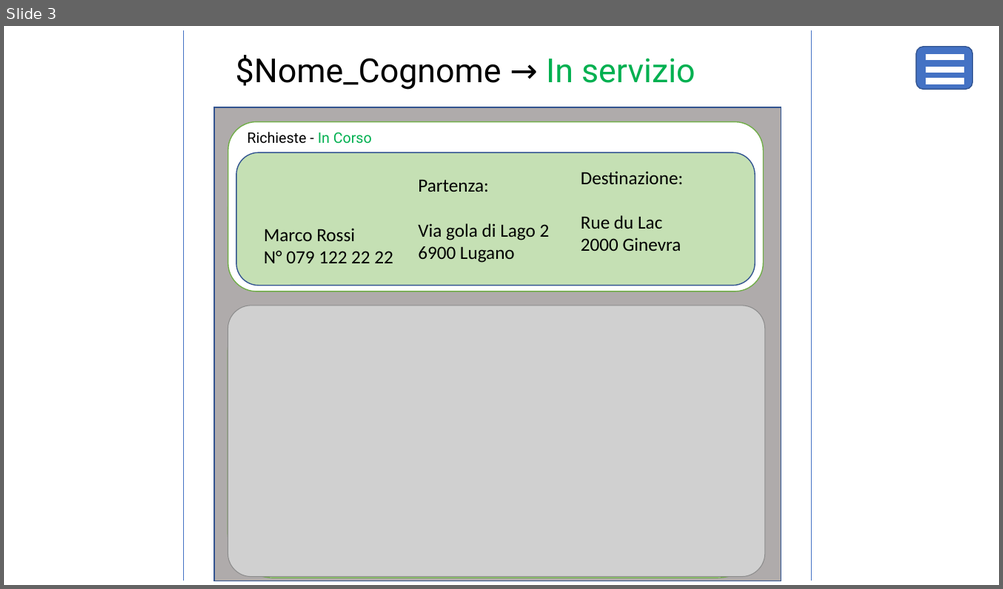
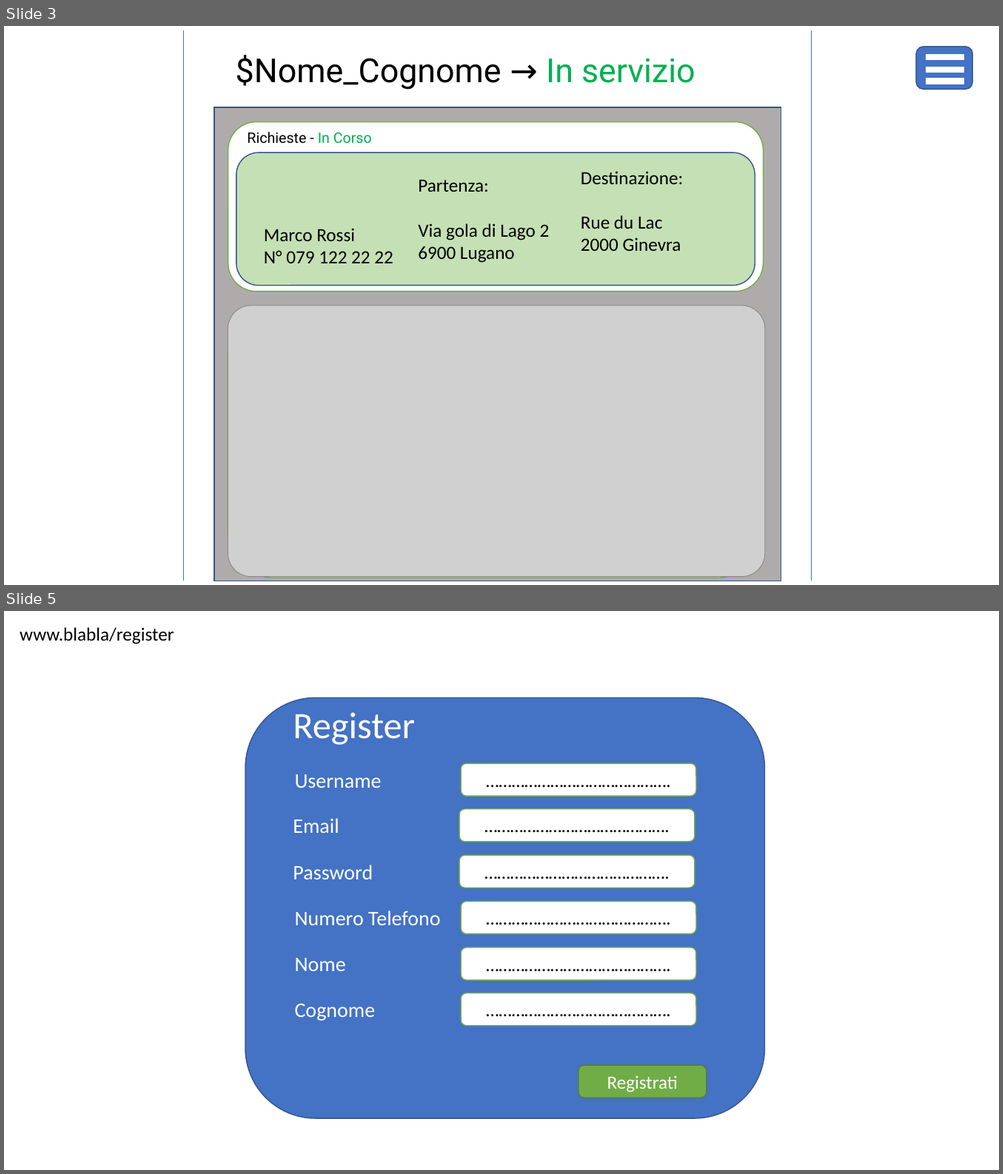
Before and after one commit to giada-pintos/progetto_m306, a slide deck: Mockup Taxi App.pptx. Shown one above the other, each under a label of ours: slide 3 before the commit, slides 3 and 5 after it; the slides between them are not shown. The pictures are 1003x589 and 1003x1174 pixels, drawn with LibreOffice and Linux fonts; fonts in the diff are those of the drawing; grey boxes stand for pictures. Boxes give left, top, right and bottom in pixels: in the first picture for what was removed or moved away, otherwise in the second. Text is boxed around its words. In the diff, an @@ line names an element or a change of style, - is before the commit and + after.

```diff
--- a/Mockup Taxi App.pptx
+++ b/Mockup Taxi App.pptx
@@ slide 5 added at bbox=[4, 611, 999, 1170], background #FFFFFF @@
@@ text added at bbox=[20, 627, 173, 644], 18 pt, text #000000 @@
+www.blabla/register
@@ rounded rectangle added at bbox=[245, 698, 764, 1119], fill #4472C4, outline #325491 1 pt @@
@@ text added at bbox=[293, 712, 415, 745], 36 pt, text #FFFFFF @@
+Register
@@ rounded rectangle added at bbox=[461, 763, 696, 796], fill #FFFFFF, outline #70AD47 1 pt, 18 pt, text #000000 @@
+…………………………………….
@@ text added at bbox=[295, 775, 381, 788], 20 pt, text #FFFFFF @@
+Username
@@ rounded rectangle added at bbox=[459, 809, 694, 843], fill #FFFFFF, outline #70AD47 1 pt, 18 pt, text #000000 @@
+…………………………………….
@@ text added at bbox=[293, 818, 338, 833], 20 pt, text #FFFFFF @@
+Email
@@ text added at bbox=[293, 865, 373, 880], 20 pt, text #FFFFFF @@
+Password
@@ rounded rectangle added at bbox=[459, 856, 694, 889], fill #FFFFFF, outline #70AD47 1 pt, 18 pt, text #000000 @@
+…………………………………….
@@ text added at bbox=[295, 911, 441, 925], 20 pt, text #FFFFFF @@
+Numero Telefono
@@ rounded rectangle added at bbox=[461, 901, 696, 934], fill #FFFFFF, outline #70AD47 1 pt, 18 pt, text #000000 @@
+…………………………………….
@@ text added at bbox=[295, 958, 346, 971], 20 pt, text #FFFFFF @@
+Nome
@@ rounded rectangle added at bbox=[461, 948, 696, 980], fill #FFFFFF, outline #70AD47 1 pt, 18 pt, text #000000 @@
+…………………………………….
@@ text added at bbox=[295, 1004, 375, 1021], 20 pt, text #FFFFFF @@
+Cognome
@@ rounded rectangle added at bbox=[461, 994, 696, 1027], fill #FFFFFF, outline #70AD47 1 pt, 18 pt, text #000000 @@
+…………………………………….
@@ rounded rectangle added at bbox=[578, 1065, 706, 1098], fill #70AD47, outline #538035 1 pt, 18 pt, text #FFFFFF @@
+Registrati
```
Also in this commit, not shown: 1 other slide added.
